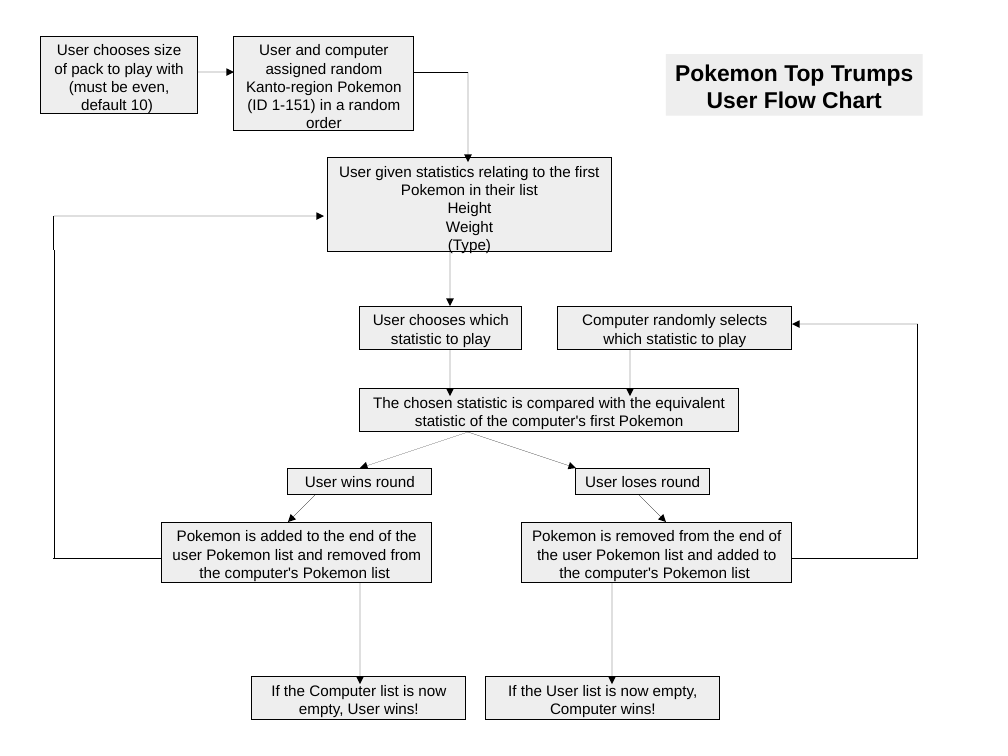
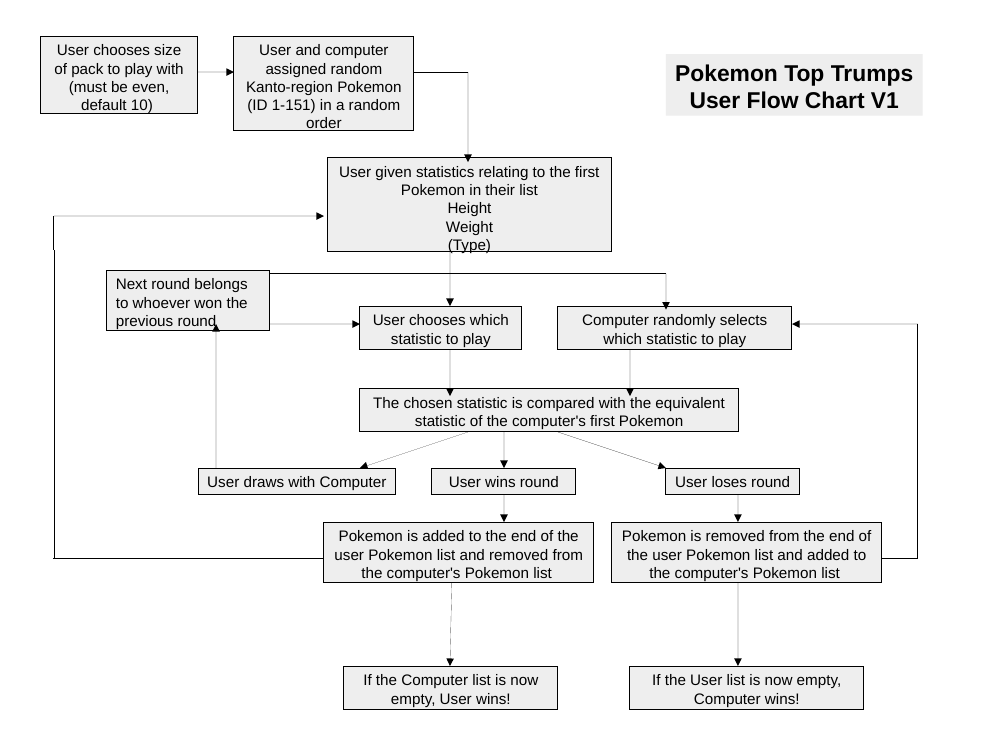
Before and after one commit to SarahM1312/Sarah-x-2-API-Game, a slide deck: slide 1 of User Experience Flow Chart.odp. Drawn at 1008x756 pixels with LibreOffice and Linux fonts; fonts in the diff are those of the drawing. Boxes give left, top, right and bottom in pixels: in the first picture for what was removed or moved away, otherwise in the second. Text is boxed around its words. In the diff, an @@ line names an element or a change of style, - is before the commit and + after.

Commit message:
Upload of first version
Upload first version of code and update the User Flow Chart to include rounds which end in a draw

```diff
--- a/User Experience Flow Chart.odp
+++ b/User Experience Flow Chart.odp
@@ text in rectangle at (690, 91, 899, 109): text changed @@
-User Flow Chart
+User Flow Chart V1
@@ rectangle added at (107, 270, 270, 330), fill #EEEEEE, outline #000000 0 pt, 12 pt, text #000000 @@
+Next round belongs to whoever won the previous round
@@ line added from (270, 273) to (666, 273), #000000 0 pt @@
@@ arrow added from (666, 273) to (666, 310), #000000 0 pt @@
@@ arrow added from (216, 468) to (216, 324), #000000 0 pt @@
@@ arrow added from (270, 324) to (360, 324), #000000 0 pt @@
@@ arrow added from (504, 432) to (504, 468), #000000 0 pt @@
@@ 2 rectangles, 1 arrow: place and size @@
-2 rectangles, 1 arrow at (468, 432, 792, 583)
+2 rectangles, 1 arrow at (558, 432, 882, 583)
@@ rectangle added at (198, 468, 396, 495), fill #EEEEEE, outline #000000 0 pt, 12 pt, text #000000 @@
+User draws with Computer
@@ rectangle "User wins round": place and size @@
-rectangle "User wins round" at (288, 468, 432, 495)
+rectangle "User wins round" at (432, 468, 575, 495)
@@ arrow removed from (324, 486) to (288, 522) @@
@@ arrow added from (504, 486) to (504, 522), #000000 0 pt @@
@@ arrow moved from (630, 486) - (666, 522) to (738, 486) - (738, 522) @@
@@ rectangle "Pokemon is added to the ...": place and size @@
-rectangle "Pokemon is added to the ..." at (162, 522, 432, 583)
+rectangle "Pokemon is added to the ..." at (324, 522, 594, 583)
@@ line moved from (198, 558) - (54, 558) to (324, 558) - (54, 558) @@
@@ arrow moved from (360, 576) - (360, 684) to (452, 576) - (450, 666) @@
@@ arrow moved from (612, 584) - (612, 684) to (738, 584) - (738, 666) @@
@@ rectangle "If the Computer list is ...": place and size @@
-rectangle "If the Computer list is ..." at (252, 677, 466, 720)
+rectangle "If the Computer list is ..." at (344, 666, 558, 709)
@@ rectangle "If the User list is ...": place and size @@
-rectangle "If the User list is ..." at (486, 677, 720, 720)
+rectangle "If the User list is ..." at (630, 666, 864, 709)
```
Also in this commit, not shown: 1 slide added, 1 other file.
